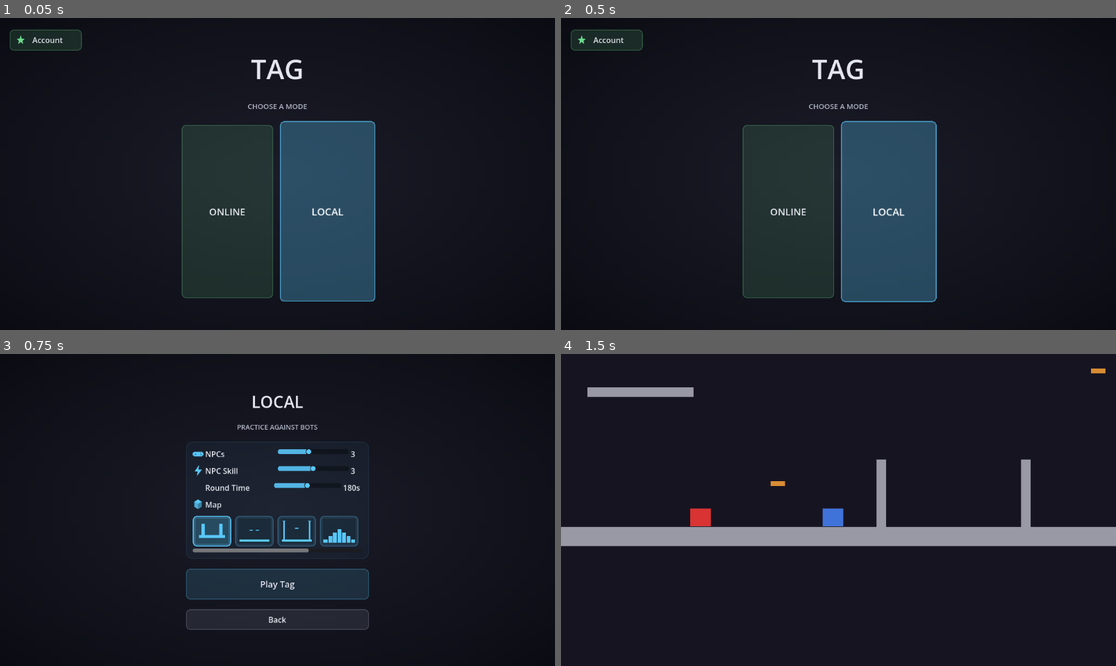
Above: before the commit, frames 1-4 (two rows, left to right).
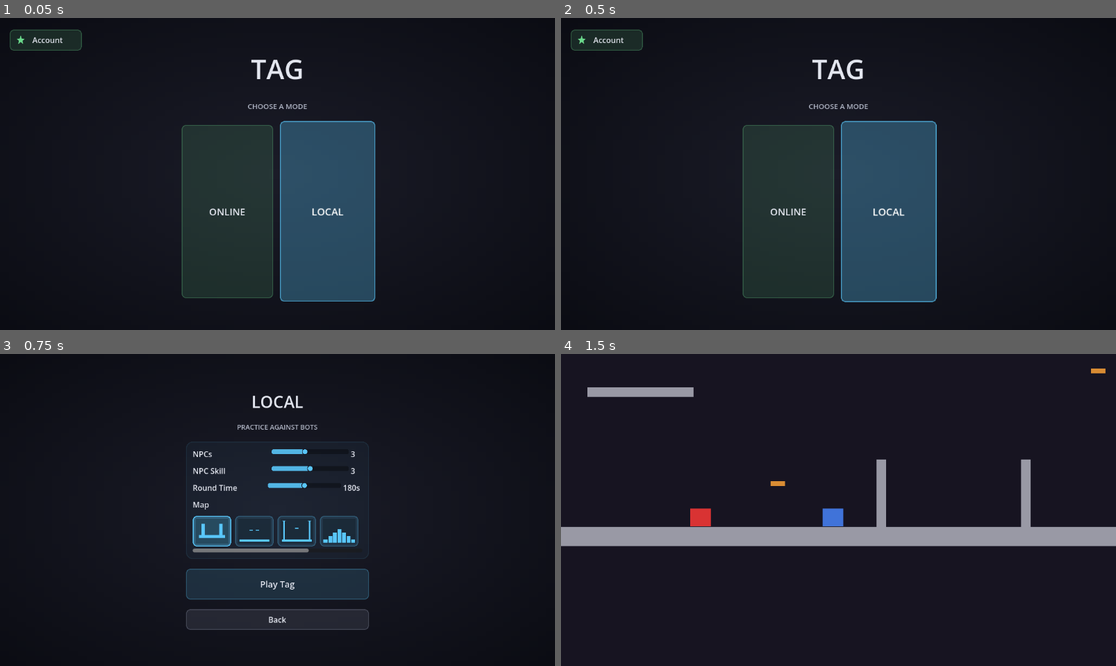
Above: after the commit, the same moments.

Repository: SumDumIdiut/tag
Game: Godot game, scene res://main/bootstrap.tscn
Same seed, same stepped clock (60 frames per second), same inputs: the game is played once before the commit and once after it.
Inputs:
- Up to frame 1 (0.05 s): no input
- Up to frame 2 (0.5 s): no input
- Up to frame 3 (0.75 s): click "LOCAL" at 0.5 s
- Up to frame 4 (1.5 s): click "Play Tag" at 1.25 s

Frames 1-2 are identical in both runs. In frame 3, 0.5% of the frame differs, in the area x 34-57%, y 30-50%; in frame 4, nothing differs.

Commit message:
Local menu: drop the small controller/bolt/clock/box glyphs, text only
Each row already has its own label (NPCs, NPC Skill, Round Time, Map) --
the icon added nothing the text didn't already say. Map thumbnails stay:
they're the only way to tell maps apart before picking one, not
decoration.

Diff:
--- a/game/main/local_menu.gd
+++ b/game/main/local_menu.gd
@@ -1,20 +1,16 @@
 extends Control
 
 const UIStyle := preload("res://ui/ui_style.gd")
-const ModeIconScene := preload("res://ui/mode_icon.gd")
 const LocalMapIconScene := preload("res://ui/local_map_icon.gd")
 const LocalMapCatalog := preload("res://levels/local_maps/catalog.gd")
 
 const MAP_THUMB_SIZE := Vector2(80, 64)
 
 @onready var settings_box: VBoxContainer = $VBox/SettingsPanel/SettingsBox
-@onready var npc_count_row: HBoxContainer = $VBox/SettingsPanel/SettingsBox/NpcCountRow
 @onready var npc_count_slider: HSlider = $VBox/SettingsPanel/SettingsBox/NpcCountRow/NpcCountSlider
 @onready var npc_count_value: Label = $VBox/SettingsPanel/SettingsBox/NpcCountRow/NpcCountValue
-@onready var skill_row: HBoxContainer = $VBox/SettingsPanel/SettingsBox/SkillRow
 @onready var skill_slider: HSlider = $VBox/SettingsPanel/SettingsBox/SkillRow/SkillSlider
 @onready var skill_value: Label = $VBox/SettingsPanel/SettingsBox/SkillRow/SkillValue
-@onready var round_duration_row: HBoxContainer = $VBox/SettingsPanel/SettingsBox/RoundDurationRow
 @onready var round_duration_slider: HSlider = $VBox/SettingsPanel/SettingsBox/RoundDurationRow/RoundDurationSlider
 @onready var round_duration_value: Label = $VBox/SettingsPanel/SettingsBox/RoundDurationRow/RoundDurationValue
 @onready var start_button: Button = $VBox/StartButton
@@ -33,9 +29,6 @@
 	UIStyle.style_slider(npc_count_slider, UIStyle.COLOR_LOCAL)
 	UIStyle.style_slider(skill_slider, UIStyle.COLOR_LOCAL)
 	UIStyle.style_slider(round_duration_slider, UIStyle.COLOR_LOCAL)
-	_add_row_icon(npc_count_row, "controller")
-	_add_row_icon(skill_row, "bolt")
-	_add_row_icon(round_duration_row, "clock")
 	_build_map_row()
 
 	npc_count_slider.value = GameSettings.npc_count
@@ -50,21 +43,6 @@
 	round_duration_slider.value_changed.connect(_update_round_duration_label)
 	start_button.pressed.connect(_on_start_pressed)
 	back_button.pressed.connect(_on_back_pressed)
-
-## Prepends a small colored glyph to a settings row, matching the corner-
-## button icon treatment main_menu.gd already uses (icon_wrap Control sized
-## to just the glyph, inserted before the row's existing children).
-func _add_row_icon(row: HBoxContainer, icon_type: String) -> void:
-	var icon_wrap := Control.new()
-	icon_wrap.mouse_filter = Control.MOUSE_FILTER_IGNORE
-	icon_wrap.custom_minimum_size = Vector2(22, 22)
-	var icon := ModeIconScene.new()
-	icon.icon_type = icon_type
-	icon.icon_color = UIStyle.COLOR_LOCAL
-	icon.set_anchors_preset(Control.PRESET_FULL_RECT)
-	icon_wrap.add_child(icon)
-	row.add_child(icon_wrap)
-	row.move_child(icon_wrap, 0)
 
 func _update_npc_count_label(value: float) -> void:
 	npc_count_value.text = str(int(value))
@@ -86,7 +64,6 @@
 func _build_map_row() -> void:
 	var header := HBoxContainer.new()
 	settings_box.add_child(header)
-	_add_row_icon(header, "box")
 	var label := Label.new()
 	label.text = "Map"
 	label.size_flags_horizontal = Control.SIZE_EXPAND_FILL
